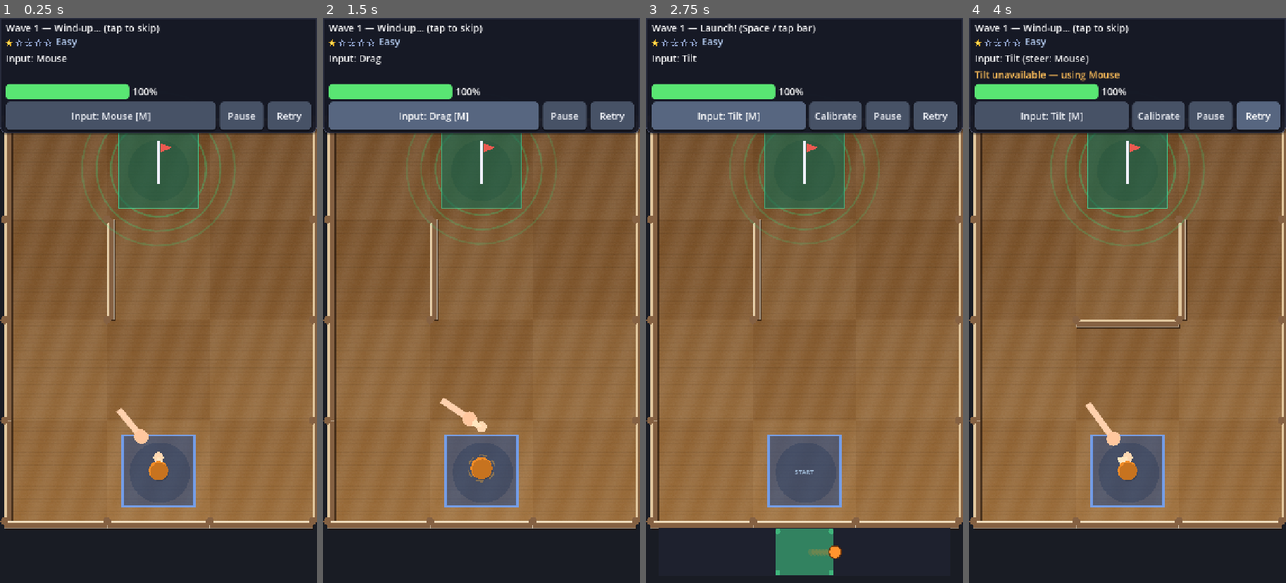
Above: before the commit, frames 1-4 (left to right).
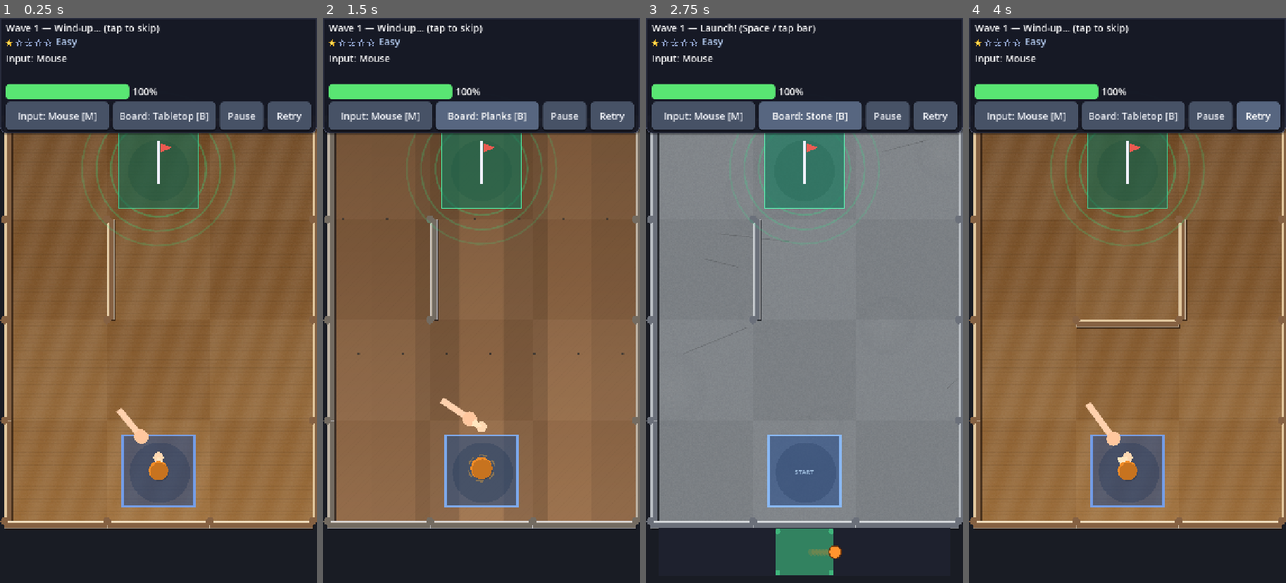
Above: after the commit, the same moments.

Repository: mhaiprojects/Spinning-Top-Maze
Game: Godot game, scene res://scenes/main.tscn
Same seed, same stepped clock (60 frames per second), same inputs: the game is played once before the commit and once after it.
Inputs (mouse positions are in pixels of both pictures, inside the frame that each line leads up to):
- Up to frame 1 (0.25 s): no input
- Up to frame 2 (1.5 s): click (487, 114) at 0.5 s, where only the run after the commit has a clickable "Board: Tabletop [B]"; click (487, 114) at 1.25 s, where only the run after the commit has a clickable "Board: Chopping [B]"
- Up to frame 3 (2.75 s): click (810, 114) at 2 s, where only the run after the commit has a clickable "Board: Planks [B]"
- Up to frame 4 (4 s): click (1133, 114) at 2.75 s, where only the run after the commit has a clickable "Board: Stone [B]"; click "Retry" at 3.5 s

The runs differ from the first frame. In frame 1, 0.5% of the frame differs, in the area x 5-66%, y 14-20%; in frame 2, 7.4%; in frame 3, 71%, in the area x 0-100%, y 6-91%; in frame 4, 1.1%.

Commit message:
2026-11-19 09:47 AEDT: HUD Board selector and live theme apply
TiltInput loads/saves background with settings path; B key and Board
button cycle themes. Main wires background_changed to MazeWorld for
immediate floor/wall updates without restarting the wave.

Co-authored-by: Cursor <cursoragent@cursor.com>

Diff:
--- a/scripts/game_ui.gd
+++ b/scripts/game_ui.gd
@@ -18,6 +18,7 @@
 var _lbl_msg: Label
 var _btn_cal: Button
 var _btn_mode: Button
+var _btn_board: Button
 var _btn_pause: Button
 var _btn_retry: Button
 var _overlay: Control
@@ -40,8 +41,12 @@
 			tin.mode_changed.connect(_on_mode_changed)
 		if tin.has_signal("fallback_message"):
 			tin.fallback_message.connect(_on_fallback_message)
+		if tin.has_signal("background_changed"):
+			tin.background_changed.connect(_on_background_changed)
 		_refresh_mode_button()
+		_refresh_board_button()
 	call_deferred("_refresh_mode_button")
+	call_deferred("_refresh_board_button")
 
 
 func set_layout_rects(vp: Vector2, play: Rect2, top_h: float, _bot_h: float) -> void:
@@ -161,6 +166,9 @@
 	_btn_mode = _btn("Input: Mouse [M]", _on_cycle_mode)
 	_btn_mode.size_flags_horizontal = Control.SIZE_EXPAND_FILL
 	row.add_child(_btn_mode)
+	_btn_board = _btn("Board: Tabletop [B]", _on_cycle_board)
+	_btn_board.size_flags_horizontal = Control.SIZE_EXPAND_FILL
+	row.add_child(_btn_board)
 	_btn_cal = _btn("Calibrate", _on_calibrate)
 	row.add_child(_btn_cal)
 	_btn_pause = _btn("Pause", _on_pause)
@@ -277,6 +285,9 @@
 		if event.keycode == KEY_M or event.keycode == KEY_TAB:
 			_cycle_mode()
 			get_viewport().set_input_as_handled()
+		elif event.keycode == KEY_B:
+			_cycle_board()
+			get_viewport().set_input_as_handled()
 
 
 func _wave_header(w: int) -> void:
@@ -348,6 +359,31 @@
 	_cycle_mode()
 
 
+func _on_cycle_board() -> void:
+	_cycle_board()
+
+
+func _cycle_board() -> void:
+	var tin: Node = get_node_or_null("/root/TiltInput")
+	if tin and tin.has_method("cycle_background"):
+		tin.call("cycle_background")
+	_refresh_board_button()
+
+
+func _on_background_changed(_id: int) -> void:
+	_refresh_board_button()
+
+
+func _refresh_board_button() -> void:
+	var tin: Node = get_node_or_null("/root/TiltInput")
+	if tin == null or _btn_board == null:
+		return
+	var name: String = "Tabletop"
+	if tin.has_method("background_name"):
+		name = str(tin.call("background_name"))
+	_btn_board.text = "Board: %s [B]" % name
+
+
 func _cycle_mode() -> void:
 	var tin: Node = get_node_or_null("/root/TiltInput")
 	if tin and tin.has_method("cycle_mode"):
--- a/scripts/main.gd
+++ b/scripts/main.gd
@@ -65,7 +65,22 @@
 	add_child(_goal)
 	_new_wave_seed()
 	get_viewport().size_changed.connect(_on_viewport_changed)
+	call_deferred("_wire_play_background")
 	call_deferred("_bootstrap")
+
+
+func _wire_play_background() -> void:
+	var tin: Node = get_node_or_null("/root/TiltInput")
+	if tin == null:
+		return
+	if tin.has_signal("background_changed"):
+		tin.background_changed.connect(_on_play_background_changed)
+	if tin.has_method("selected_background"):
+		_maze.set_play_background(tin.call("selected_background"))
+
+
+func _on_play_background_changed(id: int) -> void:
+	_maze.set_play_background(id)
 
 
 func _bootstrap() -> void:
--- a/scripts/tilt_input.gd
+++ b/scripts/tilt_input.gd
@@ -1,5 +1,7 @@
 extends Node
 ## Four-mode steering: mouse, keyboard, drag, tilt (+ keyboard override always).
+
+const PlayBg := preload("res://scripts/play_background.gd")
 
 const SMOOTH := 0.18
 const TILT_TIMEOUT_SEC := 1.5
@@ -32,11 +34,15 @@
 
 signal mode_changed(selected: int, effective: int)
 signal fallback_message(text: String)
+signal background_changed(id: int)
+
+var _background: int = PlayBg.Id.TABLETOP
 
 
 func _ready() -> void:
 	_load_calibration()
 	_load_mode()
+	_load_background()
 	if OS.has_feature("web"):
 		_install_web_tilt()
 	if _selected_mode == InputModes.Mode.TILT:
@@ -45,6 +51,8 @@
 
 func set_settings_path(path: String) -> void:
 	_settings_path = path
+	_load_mode()
+	_load_background()
 
 
 func settings_path() -> String:
@@ -63,6 +71,37 @@
 
 func _save_mode() -> void:
 	InputModes.save_mode(_settings_path, _selected_mode)
+
+
+func _load_background() -> void:
+	_background = UserSettings.load_background(_settings_path)
+
+
+func _save_background() -> void:
+	UserSettings.save_background(_settings_path, _background)
+
+
+func selected_background() -> int:
+	return _background
+
+
+func background_name() -> String:
+	return PlayBg.name_for(_background)
+
+
+func cycle_background() -> int:
+	_background = PlayBg.next_id(_background)
+	_save_background()
+	background_changed.emit(_background)
+	return _background
+
+
+func set_background(id: int) -> void:
+	if not PlayBg.ORDER.has(id):
+		return
+	_background = id
+	_save_background()
+	background_changed.emit(_background)
 
 
 func selected_mode() -> int:
